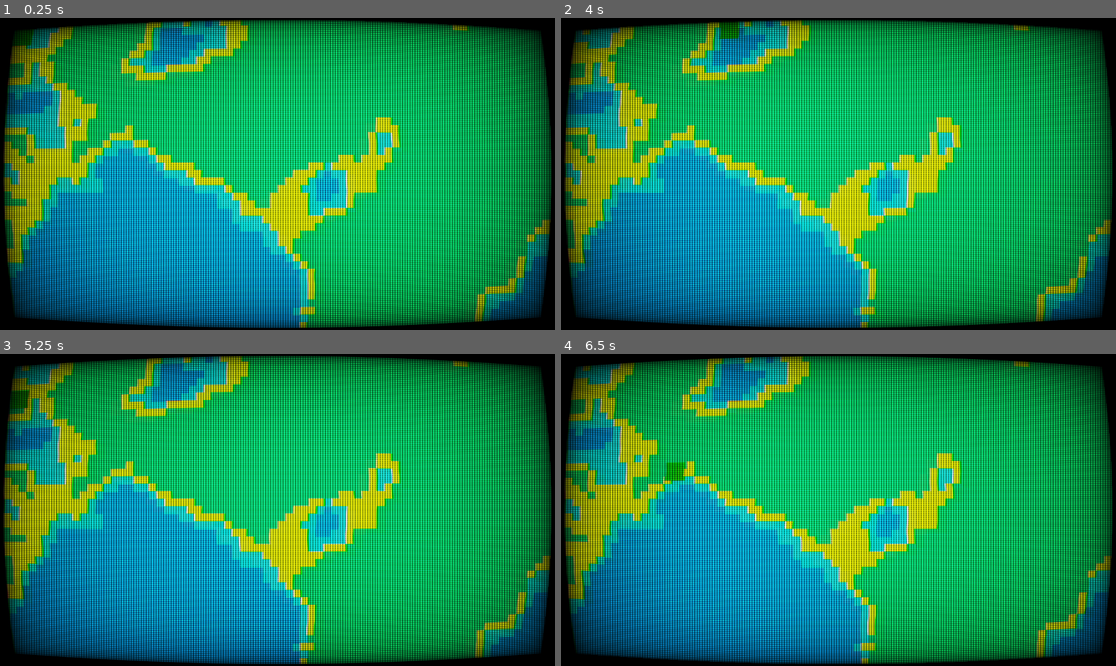
Above: before the commit, frames 1-4 (two rows, left to right).
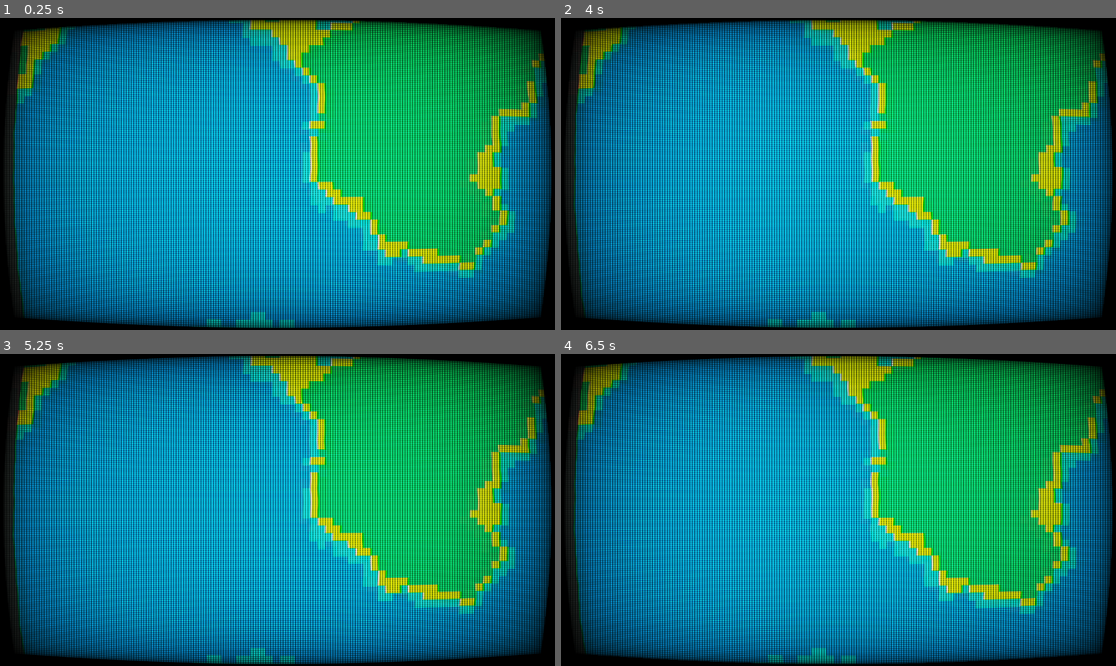
Above: after the commit, the same moments.

Repository: edenYosef1990/myGodotGame
Game: Godot game, scene res://MainScene.tscn
The game is run twice, just before and just after one commit, with the same random seed, the same clock (stepped at 60 frames per second) and the same inputs.
Inputs (mouse positions are in pixels of both pictures, inside the frame that each line leads up to):
- Up to frame 1 (0.25 s): no input
- Up to frame 2 (4 s): move the mouse to (960, 158) at 0.52 s; hold Right (ui_right) 0.53-1.28 s; click (960, 158) at 0.67 s; move the mouse to (727, 189) at 1.27 s; hold Down (ui_down) 1.28-2.03 s; click (727, 189) at 1.42 s; move the mouse to (894, 105) at 2.02 s; hold Right (ui_right) 2.03-2.78 s; click (894, 105) at 2.17 s; move the mouse to (810, 236) at 2.77 s; hold Up (ui_up) 2.78-3.53 s; click (810, 236) at 2.92 s; move the mouse to (1005, 220) at 3.52 s; hold Left (ui_left) from 3.53 s (still down); click (1005, 220) at 3.67 s
- Up to frame 3 (5.25 s): move the mouse to (111, 463) at 4.27 s; click (111, 463) at 4.42 s; move the mouse to (305, 510) at 5.02 s; release Left (ui_left) at 5.03 s; hold Down (ui_down) from 5.03 s (still down); click (305, 510) at 5.17 s
- Up to frame 4 (6.5 s): move the mouse to (755, 432) at 5.77 s; release Down (ui_down) at 5.78 s; hold Right (ui_right) from 5.78 s (still down); click (755, 432) at 5.92 s

The runs differ from the first frame. In frame 1, 50% of the frame differs, in the area x 0-100%, y 0-100%; in frame 2, 50%; in frame 3, 50%; in frame 4, 50%.

Commit message:
camera finally works

Diff:
--- a/GameManager/GameManager.gd
+++ b/GameManager/GameManager.gd
@@ -17,7 +17,7 @@
 	return topLeft.x <= point.x and point.x <= (topLeft.x + dimension.x) and topLeft.y <= point.y and point.y <= (topLeft.y + dimension.y)
 
 @onready var selectionRectangle : ColorRect = %SelectionRectangle
-@onready var camera: Camera2D = %Camera2D
+@onready var camera: Camera2D = %myCamera
 # Called when the node enters the scene tree for the first time.
 func _ready():
 	pass # Replace with function body.
@@ -33,8 +33,8 @@
 	if(event is InputEventMouseButton):
 		if event.is_pressed():
 			gameState = ControlState.Selecting
-			startRectangle = event.position
-			endRectangle = event.position
+			startRectangle = camera.get_global_mouse_position()
+			endRectangle = camera.get_global_mouse_position()
 			updateRect()
 		else:
 			gameState = ControlState.None
@@ -46,7 +46,7 @@
 
 	if(event is InputEventMouseMotion):
 		if gameState == ControlState.Selecting:
-			endRectangle = event.position;
+			endRectangle = camera.get_global_mouse_position()
 			updateRect()
 	pass
 
--- a/MainScene.tscn
+++ b/MainScene.tscn
@@ -72,13 +72,15 @@
 unique_name_in_owner = true
 color = Color(0, 0.262745, 0.827451, 0.32549)
 
-[node name="Camera2D" type="Camera2D" parent="."]
-position = Vector2(575, 328)
+[node name="myCamera" type="Camera2D" parent="."]
+unique_name_in_owner = true
+position = Vector2(555, 719)
 script = ExtResource("7_ab42k")
 
-[node name="CanvasLayer" type="CanvasLayer" parent="Camera2D"]
+[node name="CanvasLayer" type="CanvasLayer" parent="myCamera"]
 
-[node name="ColorRect" type="ColorRect" parent="Camera2D/CanvasLayer"]
+[node name="ColorRect" type="ColorRect" parent="myCamera/CanvasLayer"]
 material = SubResource("ShaderMaterial_rdo7k")
-offset_right = 1801.0
+offset_left = -124.0
+offset_right = 1677.0
 offset_bottom = 1673.0
